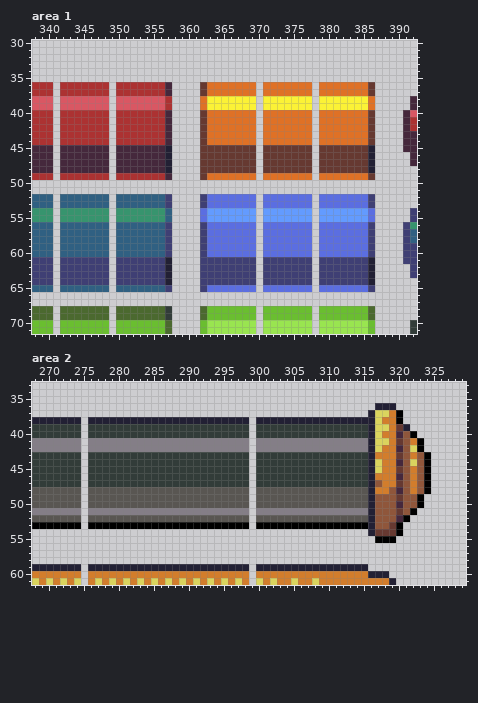
A pixel-art file gets an edit: demos/art/gui/golden.ase. Above, as it was before the edit.
848x669 pixels, 1 frame. Shown: area 1: x 338..392, y 30..71; area 2: x 268..329, y 33..61.
Now the later version:
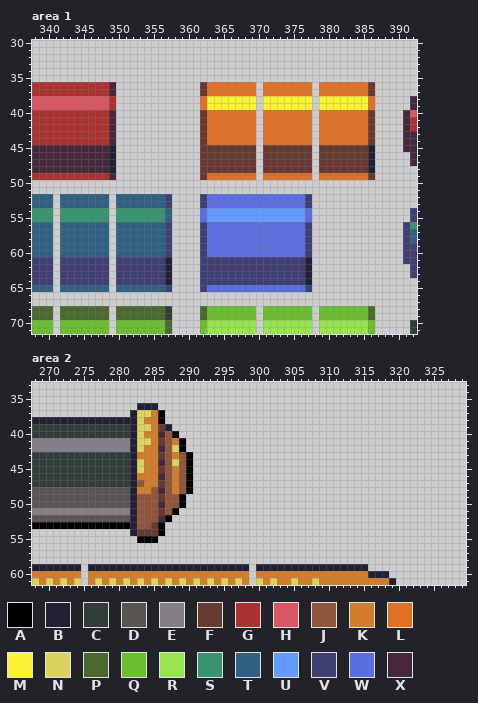
Palette (. is transparent): A #000000  B #222034  C #323c39  D #595652  E #847e87  F #663931  G #ac3232  H #d95763  J #8f563b  K #d27d2c  L #df7126  M #fbf236  N #dad45e  P #4b692f  Q #6abe30  R #99e550  S #37946e  T #306082  U #639bff  V #3f3f74  W #5b6ee1  X #45283c
Changes in this commit:
Changed rows in their new state; - is an unchanged pixel.
Area 1:
first column x 341:
36 G-------X........-----------------------------
37 G-------X........-----------------------------
38 H-------G........-----------------------------
39 H-------G........-----------------------------
40 G-------X........-----------------------------
41 G-------X........-----------------------------
42 G-------X........-----------------------------
43 G-------X........-----------------------------
44 G-------X........-----------------------------
45 X-------B........-----------------------------
46 X-------B........-----------------------------
47 X-------B........-----------------------------
48 X-------B........-----------------------------
49 G-------X........-----------------------------
52 -----------------------------W------V-........
53 -----------------------------W------V-........
54 -----------------------------U------W-........
55 -----------------------------U------W-........
56 -----------------------------W------V-........
57 -----------------------------W------V-........
58 -----------------------------W------V-........
59 -----------------------------W------V-........
60 -----------------------------W------V-........
61 -----------------------------V------B-........
62 -----------------------------V------B-........
63 -----------------------------V------B-........
64 -----------------------------V------B-........
65 -----------------------------W------V-........
Area 2:
first column x 275:
36 --------BBB-------------------------------...-----
37 -------BNNKA-----------------------------.....----
38 B-------NKKA............-.....................----
39 C------BNNKFB...........-......................---
40 C------BNKKXJA..........-.......................--
41 E------BNNKFJKA.........-........................-
42 E------BNKKXJNA.........-........................-
43 C------BKKKFJKJA........-.........................
44 C------BNKKXJNJA........-.........................
45 C------BNKKFJKJA........-.........................
46 C------BKKKXJKJA........-.........................
47 C------BJKKFJKJA........-.........................
48 D------BKKJXJKJA........-.........................
49 D------BJJJFJJA.........-........................-
50 D------BJJJXJJA.........-........................-
51 E------BJJJFJA..........-.......................--
52 D------BJJJXA...........-......................---
53 A------BJJF-............-.....................----
54 -------BFFFA-----------------------------.....----
55 --------AAA-------------------------------...-----
Pixel boxes of the changes (left, top, right, bottom) in both pictures:
added: (53, 82, 60, 180)
changed: (109, 82, 172, 180)
added: (256, 194, 263, 292)
changed: (305, 194, 375, 292)
changed: (130, 403, 431, 543)
added: (81, 417, 88, 529)
